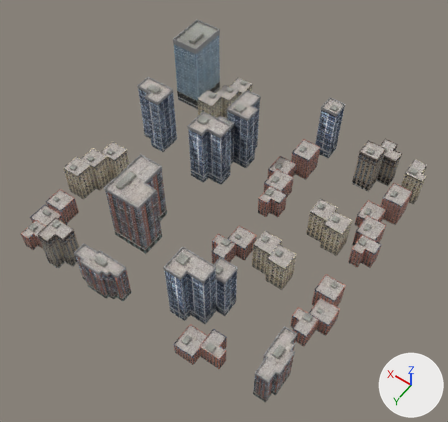
One commit to the OBJ model Awesome project/Awesome project/models/Buildings_FV.obj: the scene before it, then after it.
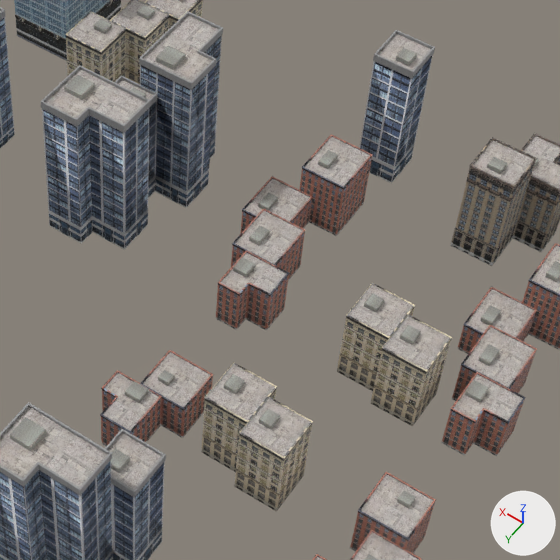
Each version is shown whole from a 50 mm lens placed at (-650.0, 921.0, 1451.0), pointed at (-28.0, 51.0, 83.0), then close up on the part from 38% to 88% of the width and 20% to 73% of the height. Arrows for +X, +Y and +Z are at lower right; the lights stay in place. Where no turn or scale is listed for an object, it has been applied to the vertices. Vertices at the same position are counted once.

The first close-up shows 'Buildings_FV'.
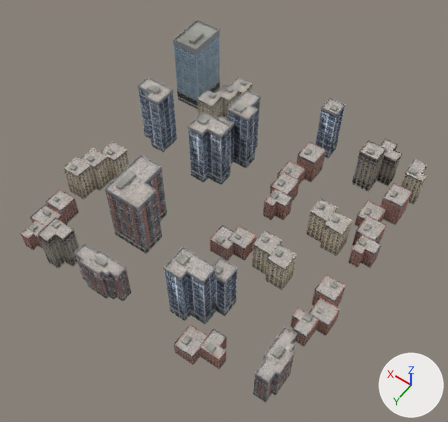
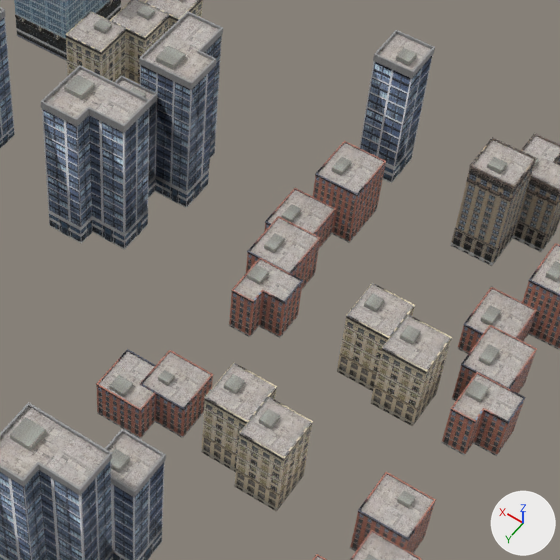
Where the change shows, as pixel boxes [x1, y1, x2, y2] in the close-ups (560 x 560 px; the box of a moved part takes in the faces that stretch with it):
part 1 of me_buildings_fv, moved or reshaped
    before: [216, 253, 289, 330]
    after: [229, 260, 302, 338]
part 2 of me_buildings_fv, moved or reshaped
    before: [218, 254, 289, 296]
    after: [231, 263, 303, 303]
part 3 of me_buildings_fv, moved or reshaped
    before: [218, 250, 289, 295]
    after: [232, 258, 303, 303]
part 4 of me_buildings_fv, moved or reshaped
    before: [233, 257, 255, 278]
    after: [247, 265, 269, 285]
part 5 of me_buildings_fv, moved or reshaped
    before: [231, 211, 305, 280]
    after: [246, 218, 320, 289]
part 6 of me_buildings_fv, moved or reshaped
    before: [232, 209, 305, 266]
    after: [247, 216, 321, 272]
part 7 of me_buildings_fv, moved or reshaped
    before: [232, 208, 305, 265]
    after: [248, 216, 320, 273]
part 8 of me_buildings_fv, moved or reshaped
    before: [249, 226, 270, 246]
    after: [264, 233, 285, 253]
part 9 of me_buildings_fv, moved or reshaped
    before: [240, 178, 312, 234]
    after: [264, 190, 335, 249]
part 10 of me_buildings_fv, moved or reshaped
    before: [242, 176, 313, 221]
    after: [265, 188, 336, 234]
part 11 of me_buildings_fv, moved or reshaped
    before: [242, 177, 312, 222]
    after: [265, 188, 336, 234]
part 12 of me_buildings_fv, moved or reshaped
    before: [258, 192, 278, 211]
    after: [281, 204, 301, 223]
part 13 of me_buildings_fv, moved or reshaped
    before: [300, 136, 372, 236]
    after: [313, 143, 385, 243]
part 14 of me_buildings_fv, moved or reshaped
    before: [302, 134, 372, 189]
    after: [315, 148, 386, 196]
part 15 of me_buildings_fv, moved or reshaped
    before: [302, 135, 373, 188]
    after: [316, 141, 386, 195]
part 16 of me_buildings_fv, moved or reshaped
    before: [318, 150, 338, 169]
    after: [331, 157, 351, 176]
part 17 of me_buildings_fv, moved or reshaped
    before: [101, 373, 162, 446]
    after: [97, 352, 155, 439]
part 18 of me_buildings_fv, moved or reshaped
    before: [100, 372, 162, 433]
    after: [96, 351, 156, 411]
part 19 of me_buildings_fv, moved or reshaped
    before: [101, 370, 162, 433]
    after: [97, 349, 156, 410]
part 20 of me_buildings_fv, moved or reshaped
    before: [125, 381, 149, 403]
    after: [109, 375, 133, 397]

Patch to the scene script:
```diff
--- a/Awesome project/Awesome project/models/Buildings_FV.obj.py
+++ b/Awesome project/Awesome project/models/Buildings_FV.obj.py
@@ me_buildings_fv @@
 me_buildings_fv.from_pydata(...)  # 2476 vertices, 3912 faces; spans x -439.0..434.0, y -438.0..438.0, z 0.0..255.0
+# me_buildings_fv part 1: the loose piece of 30 vertices spanning x -133.0..-75.0, y -114.0..-54.0, z 0.0..66.0 is moved by (-19.0, 0.0, 0.0)
+# me_buildings_fv part 2: the loose piece of 12 vertices spanning x -134.0..-75.0, y -114.0..-54.0, z 65.0..67.0 is moved by (-19.0, 0.0, 0.0)
+# me_buildings_fv part 3: the loose piece of 18 vertices spanning x -134.0..-75.0, y -114.0..-54.0, z 66.0..67.0 is moved by (-19.0, 0.0, 0.0)
+# me_buildings_fv part 4: the loose piece of 8 vertices spanning x -97.0..-79.0, y -99.0..-80.0, z 65.0..72.0 is moved by (-19.0, 0.0, 0.0)
+# me_buildings_fv part 5: the loose piece of 20 vertices spanning x -114.0..-56.0, y -181.0..-114.0, z 0.0..66.0 is moved by (-21.0, 0.0, 0.0)
+# me_buildings_fv part 6: the loose piece of 8 vertices spanning x -115.0..-56.0, y -181.0..-113.0, z 65.0..67.0 is moved by (-21.0, 0.0, 0.0)
+# me_buildings_fv part 7: the loose piece of 12 vertices spanning x -115.0..-56.0, y -181.0..-113.0, z 66.0..67.0 is moved by (-21.0, 0.0, 0.0)
+# me_buildings_fv part 8: the loose piece of 8 vertices spanning x -82.0..-69.0, y -152.0..-129.0, z 65.0..72.0 is moved by (-21.0, 0.0, 0.0)
+# me_buildings_fv part 9: the loose piece of 20 vertices spanning x -85.0..-27.0, y -248.0..-181.0, z 0.0..46.0 is moved by (-33.0, 0.0, 0.0)
+# me_buildings_fv part 10: the loose piece of 8 vertices spanning x -86.0..-27.0, y -248.0..-180.0, z 45.0..47.0 is moved by (-33.0, 0.0, 0.0)
+# me_buildings_fv part 11: the loose piece of 12 vertices spanning x -86.0..-27.0, y -248.0..-180.0, z 45.0..47.0 is moved by (-33.0, 0.0, 0.0)
+# me_buildings_fv part 12: the loose piece of 8 vertices spanning x -54.0..-40.0, y -219.0..-196.0, z 45.0..52.0 is moved by (-33.0, 0.0, 0.0)
+# me_buildings_fv part 13: the loose piece of 20 vertices spanning x -125.0..-67.0, y -315.0..-248.0, z 0.0..87.0 is moved by (-19.0, 0.0, 0.0)
+# me_buildings_fv part 14: the loose piece of 8 vertices spanning x -125.0..-66.0, y -316.0..-247.0, z 86.0..88.0 is moved by (-19.0, 0.0, 0.0)
+# me_buildings_fv part 15: the loose piece of 12 vertices spanning x -125.0..-66.0, y -315.0..-248.0, z 86.0..88.0 is moved by (-19.0, 0.0, 0.0)
+# me_buildings_fv part 16: the loose piece of 8 vertices spanning x -93.0..-79.0, y -286.0..-263.0, z 86.0..93.0 is moved by (-19.0, 0.0, 0.0)
+# me_buildings_fv part 17: the loose piece of 30 vertices spanning x -109.0..-50.0, y 108.0..167.0, z 0.0..56.0 is turned 180 degrees about the z axis through its middle, then moved by (8.0, -30.0, 0.0)
+# me_buildings_fv part 18: the loose piece of 12 vertices spanning x -110.0..-49.0, y 108.0..167.0, z 55.0..57.0 is turned 180 degrees about the z axis through its middle, then moved by (8.0, -30.0, 0.0)
+# me_buildings_fv part 19: the loose piece of 18 vertices spanning x -109.0..-49.0, y 108.0..167.0, z 55.0..57.0 is turned 180 degrees about the z axis through its middle, then moved by (8.0, -30.0, 0.0)
+# me_buildings_fv part 20: the loose piece of 8 vertices spanning x -94.0..-75.0, y 112.0..130.0, z 55.0..62.0 is turned 180 degrees about the z axis through its middle, then moved by (19.0, 3.0, 0.0)
 me_buildings_fv.materials.append(mat_material__2604)
```
